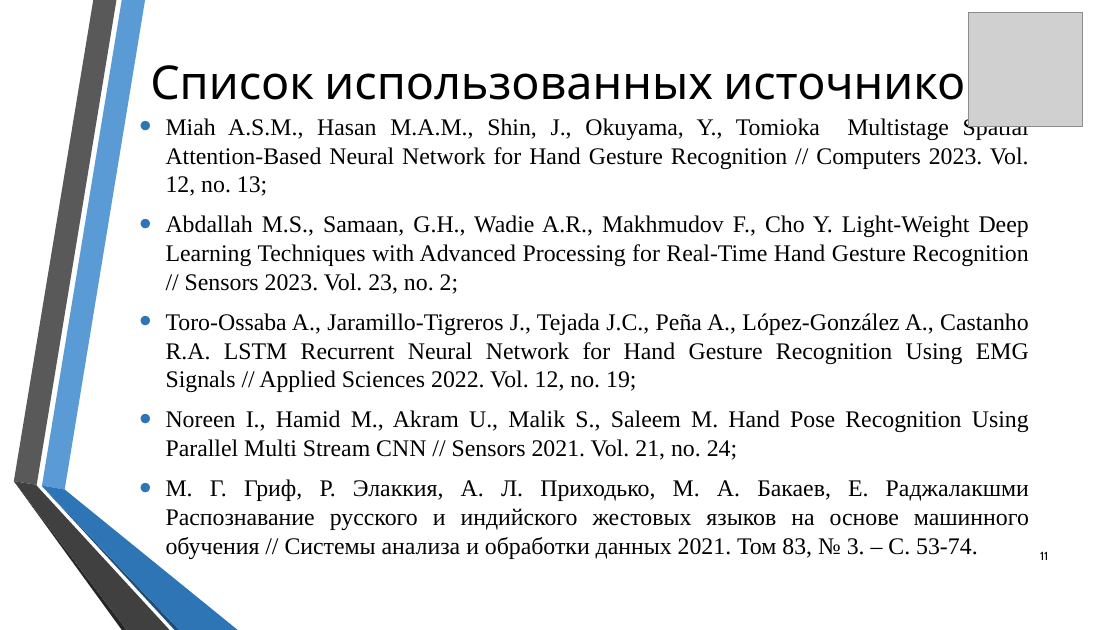
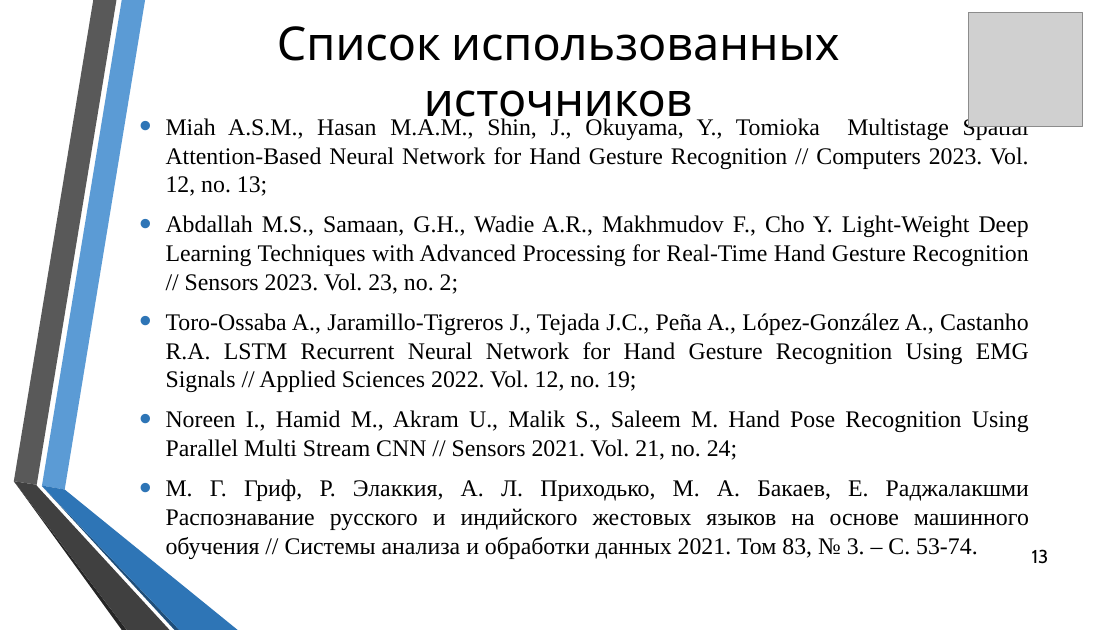
Before and after one commit to Elikul/vkr2, a slide deck: slide 13 of Презентация ВКР (Куликова ИТ-2МО).pptx (slide 11 before the commit). Drawn at 1120x630 pixels with LibreOffice and Linux fonts; fonts in the diff are those of the drawing; grey boxes stand for pictures; background and template pictures are left out. Boxes give left, top, right and bottom in pixels: in the first picture for what was removed or moved away, otherwise in the second. Text is boxed around its words. In the diff, an @@ line names an element or a change of style, - is before the commit and + after.

```diff
--- a/Презентация ВКР (Куликова ИТ-2МО).pptx
+++ b/Презентация ВКР (Куликова ИТ-2МО).pptx
@@ title "Список использованных источников" rewrapped from [150,56,992,112] to [277,26,840,128] @@
@@ page number at [1032,549,1049,564]: text changed; size 10 to 16 pt @@
-11
+13
```
Also in this commit, not shown: 10 other slides changed, 2 slides added, 5 other files.
